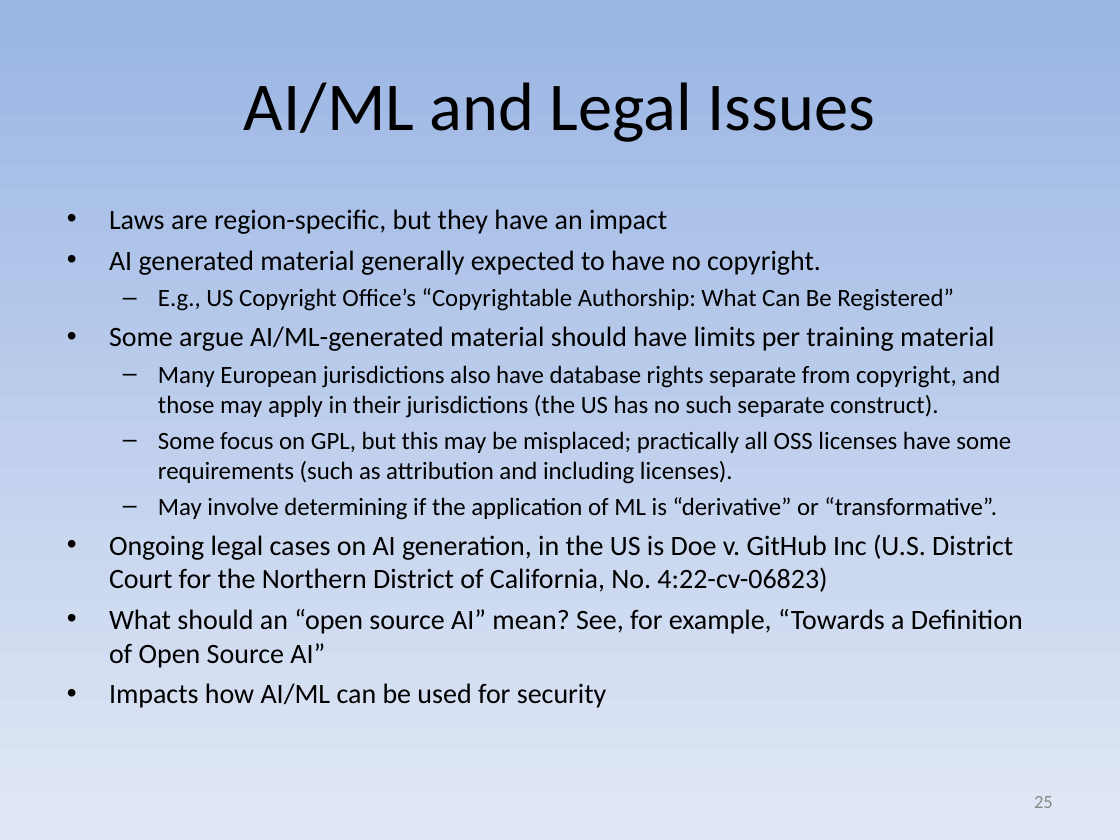
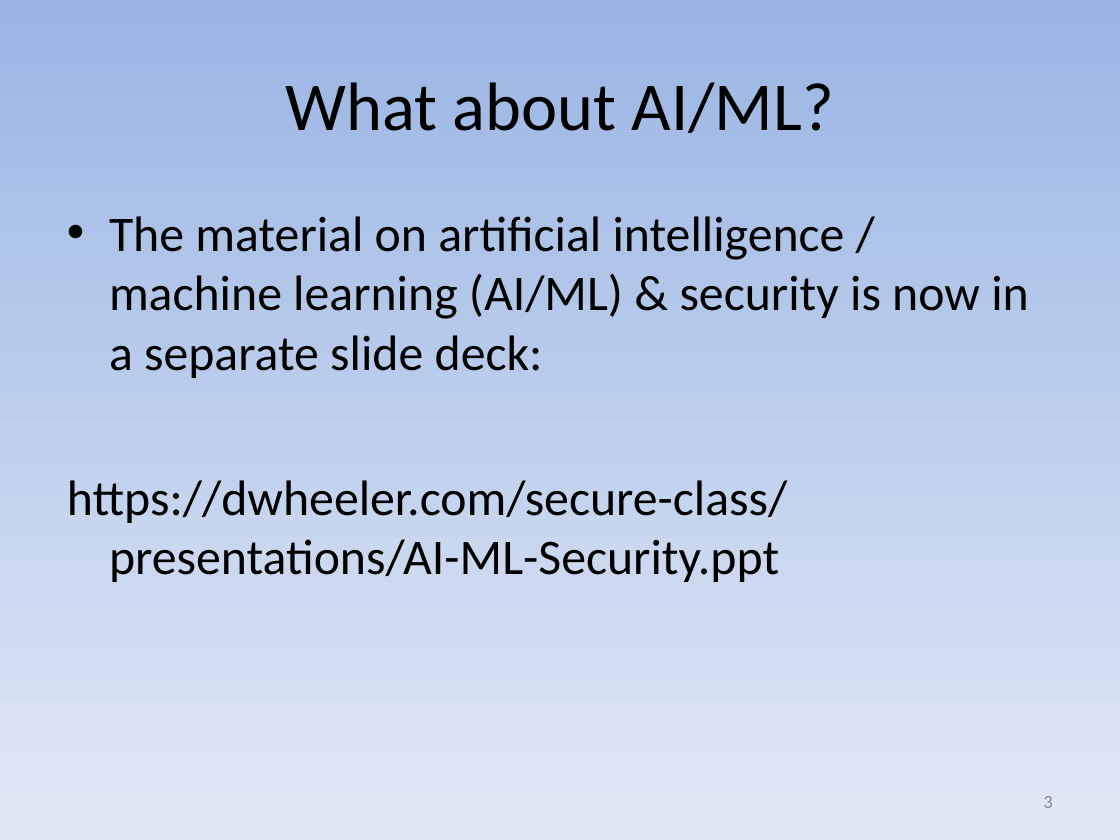
Before and after one commit to david-a-wheeler/david-a-wheeler.github.io, a slide deck: slide 3 of secure-class/presentations/Secure-Software-10-Misc.ppt (slide 25 before the commit). Drawn at 1120x840 pixels with LibreOffice and Linux fonts; fonts in the diff are those of the drawing. Boxes give left, top, right and bottom in pixels: in the first picture for what was removed or moved away, otherwise in the second. Text is boxed around its words. In the diff, an @@ line names an element or a change of style, - is before the commit and + after.

Commit message:
Move AI/ML slides to their own deck

```diff
--- a/secure-class/presentations/Secure-Software-10-Misc.ppt
+++ b/secure-class/presentations/Secure-Software-10-Misc.ppt
@@ title at box(285, 82, 834, 133): text changed @@
-AI/ML and Legal Issues
+What about AI/ML?
@@ text at box(67, 216, 1029, 582): text changed; size 16 to 32 pt @@
-• Laws are region-specific, but they have an impact
-• AI generated material generally expected to have no copyright.
-  – E.g., US Copyright Office’s “Copyrightable Authorship: What Can Be Registered”
-• Some argue AI/ML-generated material should have limits per training material
-  – Many European jurisdictions also have database rights separate from copyright, and those may apply in their jurisdictions (the US has no such separate construct).
-  – Some focus on GPL, but this may be misplaced; practically all OSS licenses have some requirements (such as attribution and including licenses).
-  – May involve determining if the application of ML is “derivative” or “transformative”.
-• Ongoing legal cases on AI generation, in the US is Doe v. GitHub Inc (U.S. District Court for the Northern District of California, No. 4:22-cv-06823)
-• What should an “open source AI” mean? See, for example, “Towards a Definition of Open Source AI”
-• Impacts how AI/ML can be used for security
+• The material on artificial intelligence / machine learning (AI/ML) & security is now in a separate slide deck:
+https://dwheeler.com/secure-class/presentations/AI-ML-Security.ppt
@@ page number at box(1043, 796, 1052, 808): text changed @@
-25
+3
```
Also in this commit, not shown: 3 other slides changed, 24 slides removed, 2 other files.
